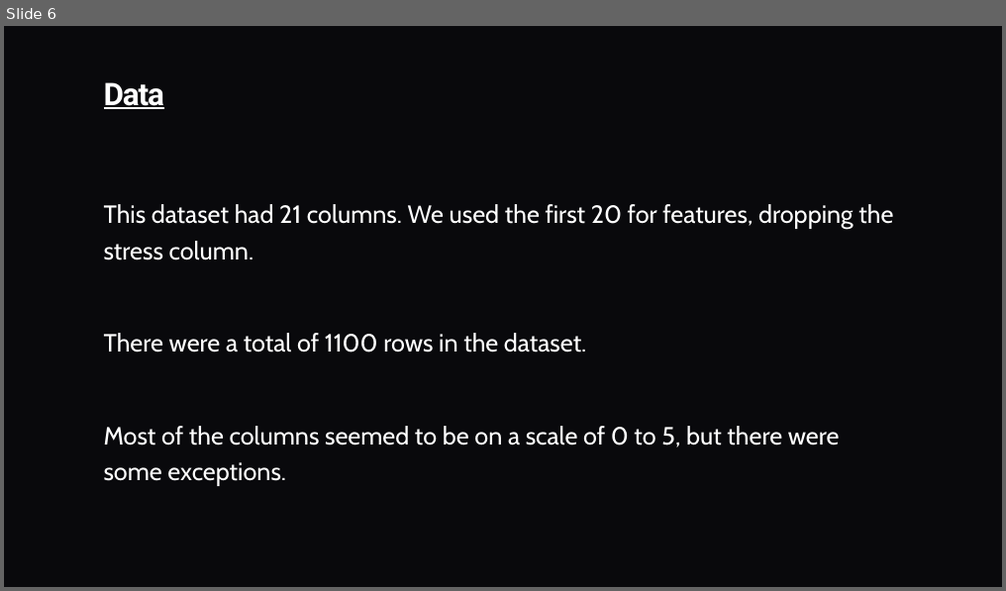
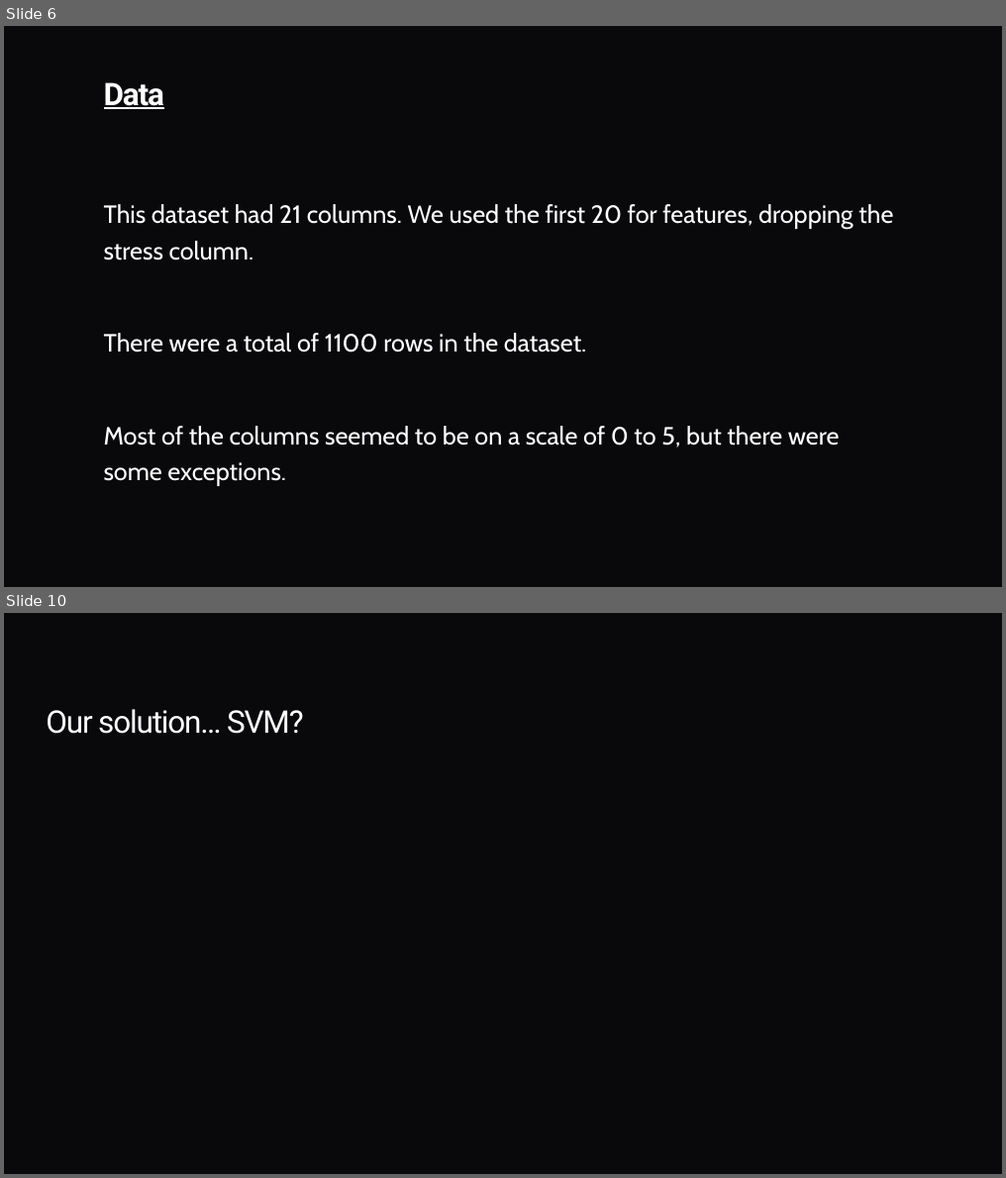
Before and after one commit to stran9682/capstone_571, a slide deck: Capstone_Team2.pptx. Shown one above the other, each under a label of ours: slide 6 before the commit, slides 6 and 10 after it; the slides between them are not shown. The pictures are 1006x591 and 1006x1178 pixels, drawn with LibreOffice and Linux fonts; fonts in the diff are those of the drawing. Boxes give left, top, right and bottom in pixels: in the first picture for what was removed or moved away, otherwise in the second. Text is boxed around its words. In the diff, an @@ line names an element or a change of style, - is before the commit and + after.

Commit message:
SVM model and pptx update (Solution)

```diff
--- a/Capstone_Team2.pptx
+++ b/Capstone_Team2.pptx
@@ slide 10 added at bbox=[4, 613, 1002, 1174], background #09090C @@
@@ title added at bbox=[46, 709, 304, 734], 30 pt, text #FFFFFF @@
+Our solution… SVM?
```
Also in this commit, not shown: 4 other slides added, 9 other files.
